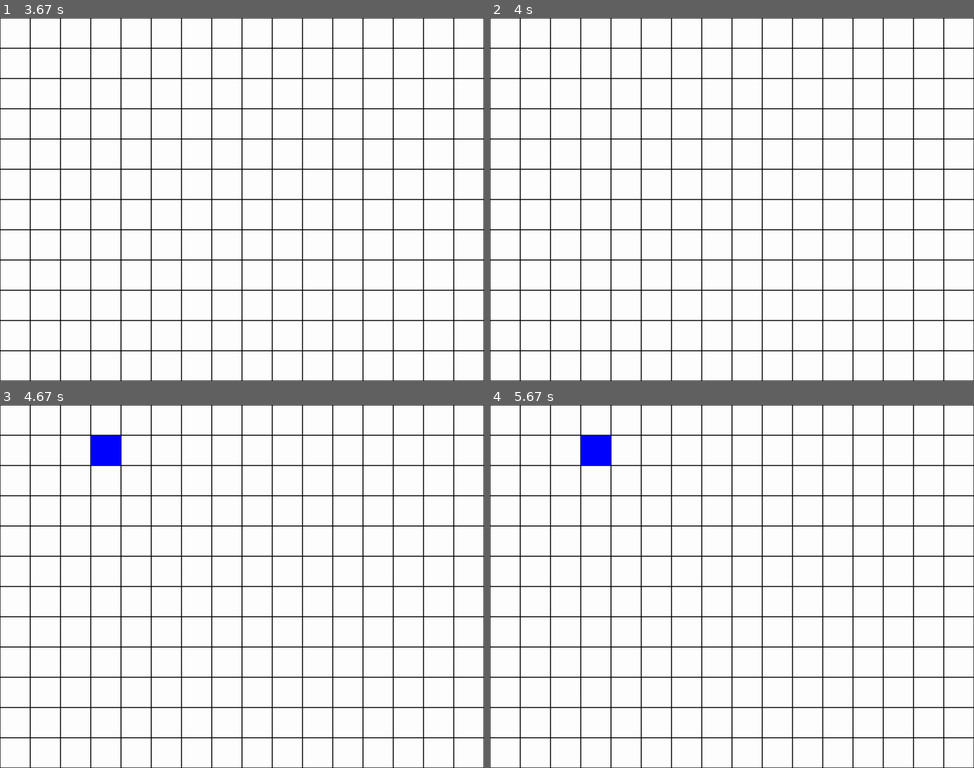
Above: before the commit, frames 1-4 (two rows, left to right).
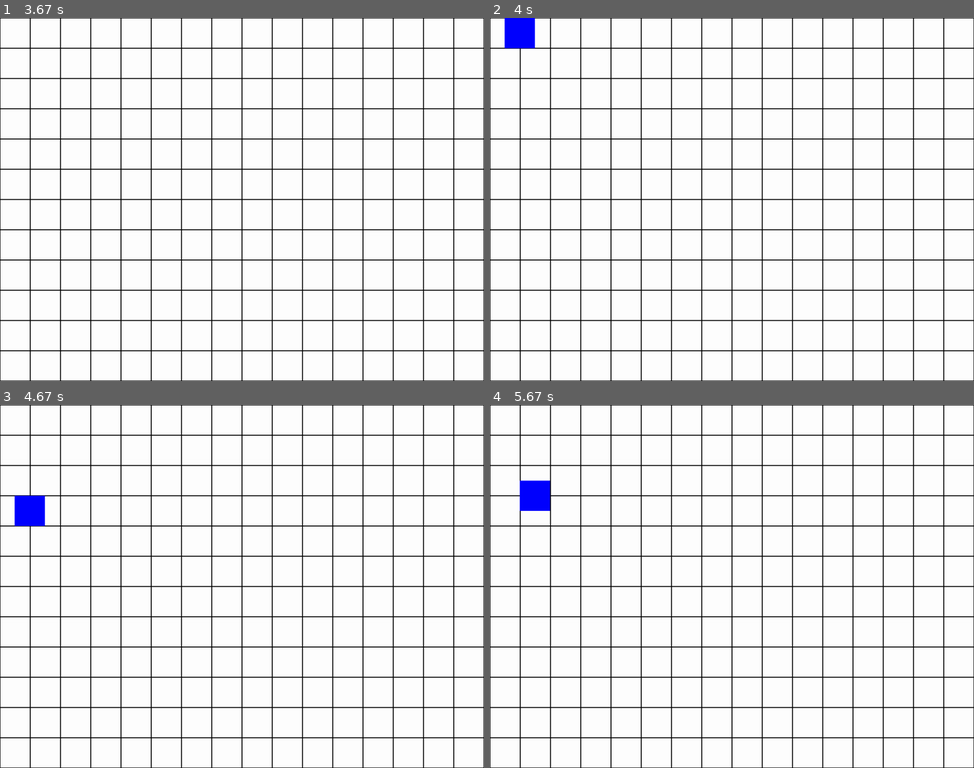
Above: after the commit, the same moments.

Repository: JonGift/Pygame-Rpg
Game: pygame game, started from main.py
Same seed, same stepped clock (60 frames per second), same inputs: the game is played once before the commit and once after it.
Inputs:
- Up to frame 1 (3.67 s): hold Right 0.33-0.8 s; hold Up 0.83-1.13 s; hold Left 1.67-2.2 s; hold Down 2.23-2.53 s; hold Left 2.57-2.97 s; hold Right from 3.4 s (still down)
- Up to frame 2 (4 s): keep holding Right
- Up to frame 3 (4.67 s): release Right at 4.03 s; hold Down 4.07-4.43 s; hold Left from 4.47 s (still down)
- Up to frame 4 (5.67 s): release Left at 4.93 s; hold Right 4.97-5.43 s; hold Up from 5.47 s (still down)

Frame 1 is identical in both runs. In frame 2, 0.5% of the frame differs, in the area x 3-10%, y 0-9%; in frame 3, 1.1%, in the area x 3-25%, y 8-34%; in frame 4, 1.1%.

Commit message:
Possibly not broken player movement changes

Diff:
--- a/main.py
+++ b/main.py
@@ -23,17 +23,16 @@
             done = True
 
         if event.type == pygame.KEYDOWN:
-            if player.wait == 0:
-                if event.key == pygame.K_LEFT:
-                    player.move("left")
-                elif event.key == pygame.K_RIGHT:
-                    player.move("right")
-                elif event.key == pygame.K_UP:
-                    player.move("up")
-                elif event.key == pygame.K_DOWN:
-                    player.move("down")
-                elif event.key == pygame.K_w:
-                    done = True
+            if event.key == pygame.K_LEFT:
+                player.move("left")
+            elif event.key == pygame.K_RIGHT:
+                player.move("right")
+            elif event.key == pygame.K_UP:
+                player.move("up")
+            elif event.key == pygame.K_DOWN:
+                player.move("down")
+            elif event.key == pygame.K_w:
+                done = True
 
         if event.type == pygame.KEYUP:
             if event.key == pygame.K_LEFT:
--- a/player.py
+++ b/player.py
@@ -31,7 +31,6 @@
 
     def move(self, direction):
         if self.x_vel == 0 and self.y_vel == 0:
-            print("ran")
             if direction == "down":
                 self.y_vel = -1
                 self.x_vel = 0
@@ -107,10 +106,9 @@
                 self.y_vel = 0
                 self.wait = 0
 
-                # print(self.x_vel, self.y_vel)
-                # if self.move_queue != "":
-                #     self.move(self.move_queue)
-                # print(self.x_vel, self.y_vel)
+                if self.move_queue != "":
+                    self.move(self.move_queue)
+                    self.move_queue = ""
 
 
         self.draw()
